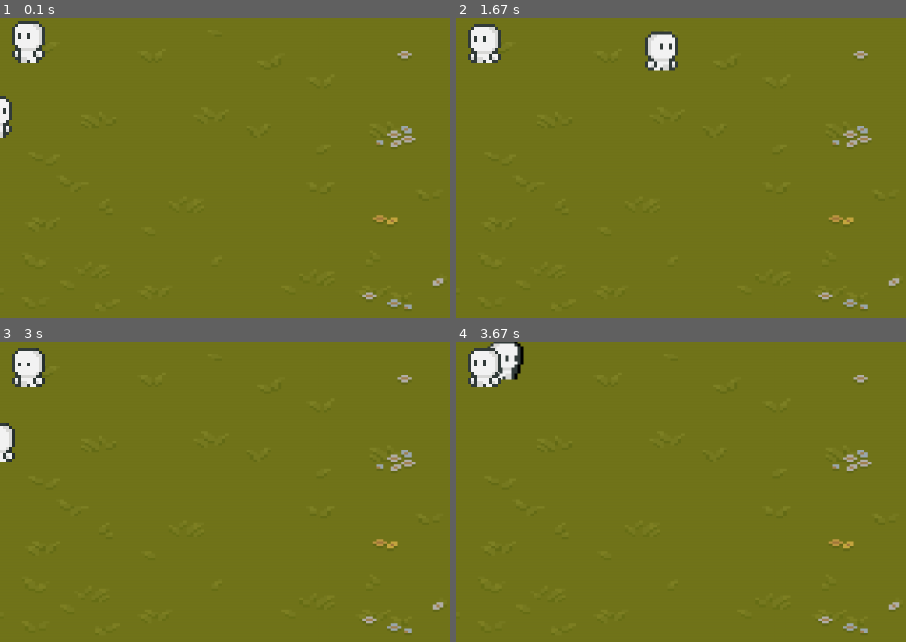
Above: before the commit, frames 1-4 (two rows, left to right).
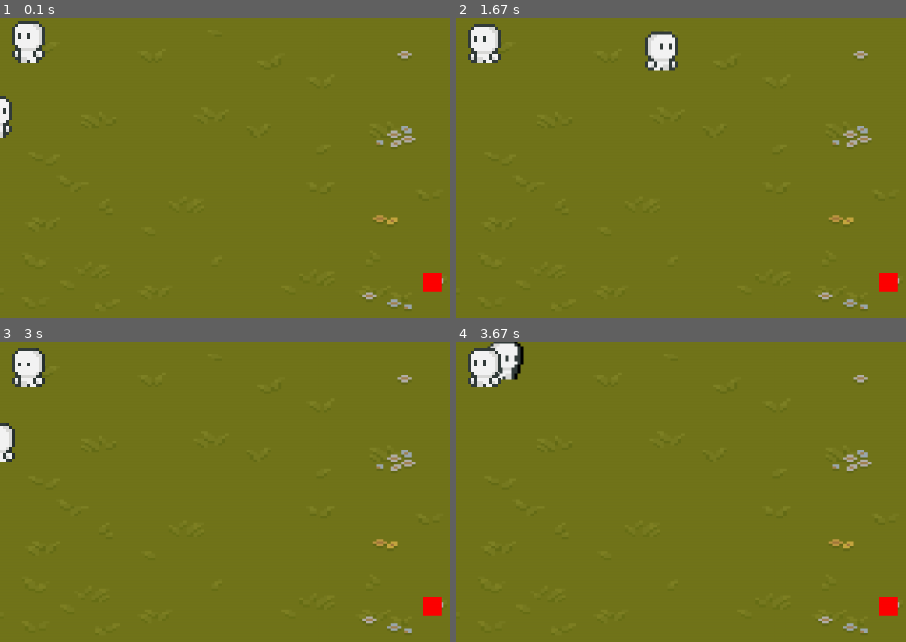
Above: after the commit, the same moments.

Repository: Daww1d/ghostHunter
Game: pygame game, started from main.py
Two runs of this game, one before a commit and one after it. Both use one fixed random seed, a clock stepped at 60 frames per second and the inputs below.
Inputs:
- Up to frame 1 (0.1 s): no input
- Up to frame 2 (1.67 s): hold Right 0.33-0.8 s; hold Up 0.83-1.13 s; hold Right 1.17-1.63 s
- Up to frame 3 (3 s): hold Left 1.67-2.2 s; hold Down 2.23-2.53 s; hold Left 2.57-2.97 s
- Up to frame 4 (3.67 s): hold Up 3-3.37 s; hold Right from 3.4 s (still down)
The pictures show only the part of the screen within x 11-61%, y 0-50%; the shares and areas given below are measured in that part.

The runs differ from the first frame. In frame 1, 0.3% of the frame differs, in the area x 94-99%, y 85-92%; in frame 2, 0.3%; in frame 3, 0.3%; in frame 4, 0.3%.

Commit message:
Added collisions
Added a rect for player that tracks collisions

Diff:
--- a/main.py
+++ b/main.py
@@ -112,7 +112,9 @@
 
 BG = (50, 50, 50)
 BLACK = (0, 0, 0)
-
+RED = (255, 0 ,0)
+col = RED
+GREEN = (0,255, 0)
 
 bg = pygame.image.load("assets\grass.png").convert()
 bg = pygame.transform.scale(bg, (1200,800))
@@ -142,7 +144,7 @@
     elif key == pygame.K_DOWN:
         playerInput["down"] = value
 
-def setDirection(key ,currentDirection):
+def setDirection(key, currentDirection):
     if key == pygame.K_LEFT:
         return "left"
     elif key == pygame.K_RIGHT:
@@ -155,6 +157,10 @@
     return currentDirection
 
 
+#death cube
+redCube = pygame.Rect(700, 340, 25, 25)
+
+
 while run:
 
     for event in pygame.event.get():
@@ -182,6 +188,8 @@
         playerStatus = "idle"
 
     screen.fill(BG)
+    playerCollisionBox = pygame.Rect(playerX, playerY, 64, 64)
+    pygame.draw.rect(screen, BLACK, playerCollisionBox)
     screen.blit(bg, (0,0))
 
     #update animatiion
@@ -206,12 +214,21 @@
     "run" : runFrame
     }
 
-    #player
+    col = RED
+    if redCube.colliderect(playerCollisionBox):
+        col = GREEN
+
+
+    #DEATH cube
+    pygame.draw.rect(screen, col, redCube)
+
+
     screen.blit(currentAnimation[playerStatus][playerDirection][frame[playerStatus]], (playerX, playerY))
 
     screen.blit(walkR.animation[frame[walkR.type]], (0 , 0) )
     screen.blit(runR.animation[frame[runR.type]], (70 , 0) )
     screen.blit(idleL.animation[frame[idleR.type]], (140 , 0) )
+
 
 
     if sprintStatus == True:
